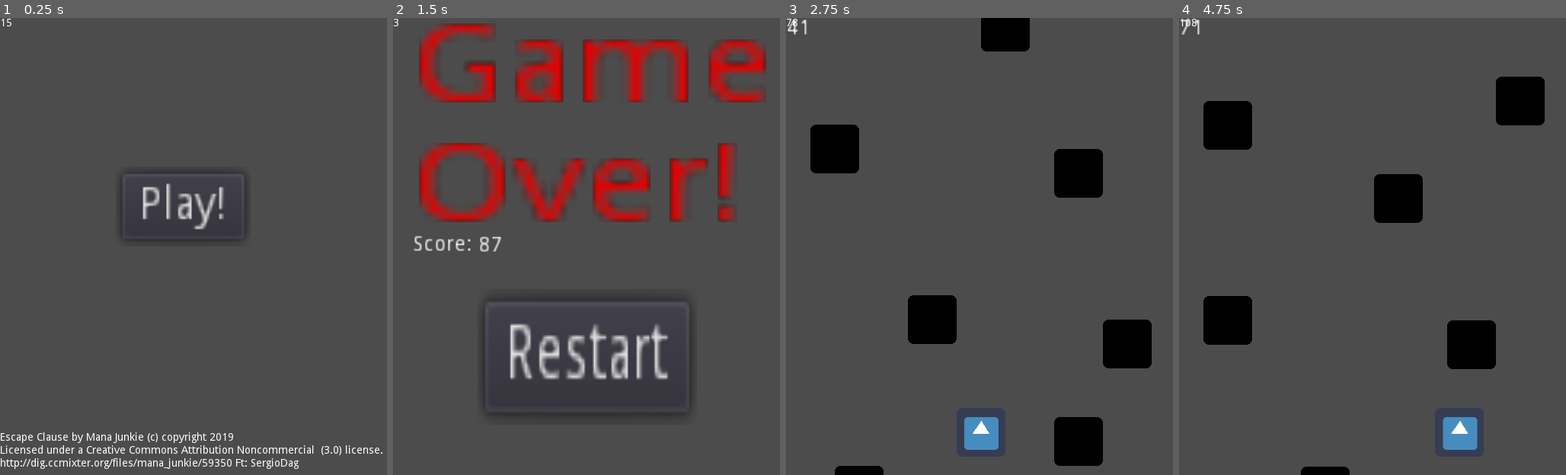
Above: before the commit, frames 1-4 (left to right).
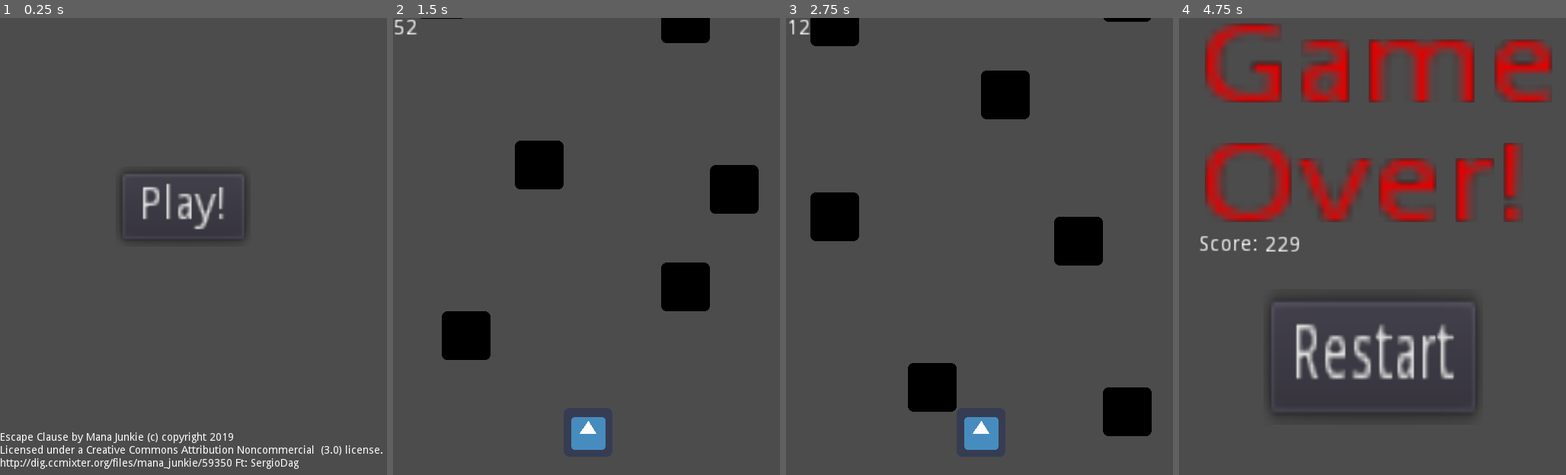
Above: after the commit, the same moments.

Repository: l0go/simple-game
Game: Godot game, scene res://TitleScreen.tscn
The game is run twice, just before and just after one commit, with the same random seed, the same clock (stepped at 60 frames per second) and the same inputs. The engine's default icon, where the game draws it, is replaced by a stand-in: a white triangle on a blue panel in a dark square.
Inputs (mouse positions are in pixels of both pictures, inside the frame that each line leads up to):
- Up to frame 1 (0.25 s): no input
- Up to frame 2 (1.5 s): click "Play!" at 0.5 s; click (586, 356) at 1.25 s, where only the run after the commit has a clickable "Restart"
- Up to frame 3 (2.75 s): click "Restart" at 2 s
- Up to frame 4 (4.75 s): click (1372, 356) at 2.75 s, where only the run after the commit has a clickable "Restart"; click "Restart" at 3.5 s; tap Enter (ui_accept) at 4.25, 4.35, 4.52 s; hold Right (ui_right) from 4.28 s (still down)

The runs differ from the first frame. In frame 1, less than 0.1% of the frame differs, in the area x 0-3%, y 0-2%; in frame 2, 22%; in frame 3, 15%; in frame 4, 22%, in the area x 0-97%, y 0-100%.

Commit message:
Fixed mini-timer issue and multiply by delta
Thanks PeggleFrank#4692 on the discord for helping me solve that last issue

Diff:
--- a/Area2D.gd
+++ b/Area2D.gd
@@ -1,8 +1,8 @@
 extends Area2D
 
 func _physics_process(delta):
-	var bodies = get_overlapping_bodies()
-	for body in bodies:
-		if body.name == "Player":
-			queue_free()
-			get_tree().change_scene("res://Gameover.tscn")
+    var bodies = get_overlapping_bodies()
+    for body in bodies:
+        if body.name == "Player":
+            queue_free()
+            get_tree().change_scene("res://Gameover.tscn")
--- a/Brick.gd
+++ b/Brick.gd
@@ -1,10 +1,12 @@
 extends KinematicBody2D
 
-export(int) var speed = 10
+export(int) var speed
 
 func _physics_process(delta):
 	var motion = Vector2()
-	motion.y += speed
+	motion.y += speed * delta
+	if speed < 35000:
+		speed += 100
 	if motion.y > 630:
 		queue_free()
 	move_and_slide(motion)
--- a/Brick.tscn
+++ b/Brick.tscn
@@ -12,7 +12,7 @@
 __meta__ = {
 "_edit_group_": true
 }
-speed = 450
+speed = 35000
 
 [node name="Sprite" type="Sprite" parent="."]
 modulate = Color( 0, 0, 0, 1 )
--- a/Gameover.gd
+++ b/Gameover.gd
@@ -1,8 +1,11 @@
 extends Node2D
 
+func _ready():
+    $Speed2.text = Speed2.score as String
+
 func _on_Button_pressed():
-	get_tree().change_scene("res://Main.tscn")
+    get_tree().change_scene("res://Main.tscn")
 
 func _process(delta):
-	if Input.is_action_just_pressed("ui_accept"):
-		get_tree().change_scene("res://Main.tscn")
+    if Input.is_action_just_pressed("ui_accept"):
+        get_tree().change_scene("res://Main.tscn")
--- a/Gameover.tscn
+++ b/Gameover.tscn
@@ -1,7 +1,6 @@
-[gd_scene load_steps=3 format=2]
+[gd_scene load_steps=2 format=2]
 
 [ext_resource path="res://Gameover.gd" type="Script" id=1]
-[ext_resource path="res://Speed2.gd" type="Script" id=2]
 
 [node name="Gameover" type="Node2D"]
 script = ExtResource( 1 )
@@ -38,5 +37,4 @@
 margin_bottom = 358.451
 rect_scale = Vector2( 2, 2 )
 text = "0"
-script = ExtResource( 2 )
 [connection signal="pressed" from="Button" to="." method="_on_Button_pressed"]
--- /dev/null
+++ b/Main.gd
@@ -0,0 +1,5 @@
+extends Node2D
+
+func _process(delta):
+    Speed2.score += 1
+    $Label.text = Speed2.score as String
--- a/Main.tscn
+++ b/Main.tscn
@@ -1,33 +1,32 @@
 [gd_scene load_steps=8 format=2]
 
-[ext_resource path="res://Player.gd" type="Script" id=1]
-[ext_resource path="res://icon.png" type="Texture" id=2]
-[ext_resource path="res://onlymeith_-_Mana_Junkie.ogg" type="AudioStream" id=3]
-[ext_resource path="res://brickspawner.gd" type="Script" id=4]
-[ext_resource path="res://Brick.tscn" type="PackedScene" id=5]
-[ext_resource path="res://Label.gd" type="Script" id=6]
+[ext_resource path="res://Main.gd" type="Script" id=1]
+[ext_resource path="res://Player.gd" type="Script" id=2]
+[ext_resource path="res://icon.png" type="Texture" id=3]
+[ext_resource path="res://onlymeith_-_Mana_Junkie.ogg" type="AudioStream" id=4]
+[ext_resource path="res://brickspawner.gd" type="Script" id=5]
+[ext_resource path="res://Brick.tscn" type="PackedScene" id=6]
 
 [sub_resource type="RectangleShape2D" id=1]
 extents = Vector2( 32, 32 )
 
 [node name="Main" type="Node2D"]
+script = ExtResource( 1 )
 
 [node name="Player" type="KinematicBody2D" parent="."]
-editor/display_folded = true
 position = Vector2( 256, 544 )
-script = ExtResource( 1 )
+script = ExtResource( 2 )
 __meta__ = {
 "_edit_group_": true
 }
 
 [node name="Sprite" type="Sprite" parent="Player"]
-texture = ExtResource( 2 )
+texture = ExtResource( 3 )
 
 [node name="CollisionShape2D" type="CollisionShape2D" parent="Player"]
 shape = SubResource( 1 )
 
 [node name="Walls" type="Node2D" parent="."]
-editor/display_folded = true
 position = Vector2( -32, 576 )
 
 [node name="Wall" type="StaticBody2D" parent="Walls"]
@@ -171,88 +170,86 @@
 shape = SubResource( 1 )
 
 [node name="AudioStreamPlayer" type="AudioStreamPlayer" parent="."]
-stream = ExtResource( 3 )
+stream = ExtResource( 4 )
 autoplay = true
 
 [node name="spawners" type="Node" parent="."]
-editor/display_folded = true
 
 [node name="brickspawner" type="Node2D" parent="spawners"]
 position = Vector2( 32, -32 )
-script = ExtResource( 4 )
+script = ExtResource( 5 )
 
 [node name="brickspawner3" type="Node2D" parent="spawners"]
 position = Vector2( 160, -192 )
-script = ExtResource( 4 )
+script = ExtResource( 5 )
 
 [node name="brickspawner5" type="Node2D" parent="spawners"]
 position = Vector2( 288, -416 )
-script = ExtResource( 4 )
+script = ExtResource( 5 )
 
 [node name="brickspawner7" type="Node2D" parent="spawners"]
 position = Vector2( 448, -544 )
-script = ExtResource( 4 )
+script = ExtResource( 5 )
 
 [node name="brickspawner9" type="Node2D" parent="spawners"]
 position = Vector2( 32, -576 )
-script = ExtResource( 4 )
+script = ExtResource( 5 )
 
 [node name="brickspawner10" type="Node2D" parent="spawners"]
 position = Vector2( 96, -736 )
-script = ExtResource( 4 )
+script = ExtResource( 5 )
 
 [node name="brickspawner11" type="Node2D" parent="spawners"]
 position = Vector2( 384, -864 )
-script = ExtResource( 4 )
+script = ExtResource( 5 )
 
 [node name="brickspawner6" type="Node2D" parent="spawners"]
 position = Vector2( 352, -160 )
-script = ExtResource( 4 )
+script = ExtResource( 5 )
 
 [node name="brickspawner8" type="Node2D" parent="spawners"]
 position = Vector2( 480, 0 )
-script = ExtResource( 4 )
+script = ExtResource( 5 )
 
 [node name="Bricks" type="Node" parent="."]
-editor/display_folded = true
-
-[node name="Brick" parent="Bricks" instance=ExtResource( 5 )]
+
+[node name="Brick" parent="Bricks" instance=ExtResource( 6 )]
 position = Vector2( 96, 320 )
 
-[node name="Brick2" parent="Bricks" instance=ExtResource( 5 )]
+[node name="Brick2" parent="Bricks" instance=ExtResource( 6 )]
 position = Vector2( 192, 96 )
 
-[node name="Brick5" parent="Bricks" instance=ExtResource( 5 )]
+[node name="Brick5" parent="Bricks" instance=ExtResource( 6 )]
 position = Vector2( 288, -288 )
 
-[node name="Brick6" parent="Bricks" instance=ExtResource( 5 )]
+[node name="Brick6" parent="Bricks" instance=ExtResource( 6 )]
 position = Vector2( 64, -384 )
 
-[node name="Brick7" parent="Bricks" instance=ExtResource( 5 )]
+[node name="Brick7" parent="Bricks" instance=ExtResource( 6 )]
 position = Vector2( 448, -416 )
 
-[node name="Brick8" parent="Bricks" instance=ExtResource( 5 )]
+[node name="Brick8" parent="Bricks" instance=ExtResource( 6 )]
 position = Vector2( 64, -128 )
 
-[node name="Brick9" parent="Bricks" instance=ExtResource( 5 )]
+[node name="Brick9" parent="Bricks" instance=ExtResource( 6 )]
 position = Vector2( 384, -96 )
 
-[node name="Brick10" parent="Bricks" instance=ExtResource( 5 )]
+[node name="Brick10" parent="Bricks" instance=ExtResource( 6 )]
 position = Vector2( 96, -608 )
 
-[node name="Brick11" parent="Bricks" instance=ExtResource( 5 )]
+[node name="Brick11" parent="Bricks" instance=ExtResource( 6 )]
 position = Vector2( 416, -736 )
 
-[node name="Brick12" parent="Bricks" instance=ExtResource( 5 )]
+[node name="Brick12" parent="Bricks" instance=ExtResource( 6 )]
 position = Vector2( 96, -960 )
 
-[node name="Brick13" parent="Bricks" instance=ExtResource( 5 )]
+[node name="Brick13" parent="Bricks" instance=ExtResource( 6 )]
 position = Vector2( 288, -960 )
 
-[node name="Brick3" parent="Bricks" instance=ExtResource( 5 )]
+[node name="Brick3" parent="Bricks" instance=ExtResource( 6 )]
 position = Vector2( 384, 256 )
 
-[node name="Brick4" parent="Bricks" instance=ExtResource( 5 )]
+[node name="Brick4" parent="Bricks" instance=ExtResource( 6 )]
 position = Vector2( 448, 128 )
 
 [node name="Label" type="Label" parent="."]
@@ -260,4 +257,3 @@
 margin_bottom = 14.0
 rect_scale = Vector2( 2, 2 )
 text = "0"
-script = ExtResource( 6 )
--- a/Player.gd
+++ b/Player.gd
@@ -3,9 +3,9 @@
 export(int) var speed = 250
 
 func _physics_process(delta):
-	var motion = Vector2()
-	if Input.is_action_pressed("ui_right"):
-		motion.x += speed
-	elif Input.is_action_pressed("ui_left"):
-		motion.x -= speed
-	move_and_slide(motion)
+    var motion = Vector2()
+    if Input.is_action_pressed("ui_right"):
+        motion.x += speed
+    elif Input.is_action_pressed("ui_left"):
+        motion.x -= speed
+    move_and_slide(motion)
--- a/Speed2.gd
+++ b/Speed2.gd
@@ -1,6 +1,3 @@
-extends Label
+extends Node
 
-func _ready():
-	var score = get_node("/root/countlabel")
-	set_text(str(score.count))
-	score.count = 0
+var score = 0
--- a/TitleScreen.gd
+++ b/TitleScreen.gd
@@ -1,8 +1,8 @@
 extends Node2D
 
 func _on_Button_pressed():
-	get_tree().change_scene("res://Main.tscn")
+    get_tree().change_scene("res://Main.tscn")
 
 func _process(delta):
-	if Input.is_action_just_pressed("ui_accept"):
-		get_tree().change_scene("res://Main.tscn")
+    if Input.is_action_just_pressed("ui_accept"):
+        get_tree().change_scene("res://Main.tscn")
--- a/brickspawner.gd
+++ b/brickspawner.gd
@@ -3,12 +3,12 @@
 var scene = load("res://Brick.tscn")
 
 func _ready():
-	while 1 < 2:
-		yield(get_tree().create_timer(rand_range(3.5, 4)), "timeout")
-		drop()
+    while 1 < 2:
+        yield(get_tree().create_timer(rand_range(3.5, 4)), "timeout")
+        drop()
 
 func drop():
-	var scene_instance = scene.instance()
-	scene_instance.set_name("scene")
+    var scene_instance = scene.instance()
+    scene_instance.set_name("scene")
 
-	add_child(scene_instance)
+    add_child(scene_instance)
--- a/project.godot
+++ b/project.godot
@@ -21,7 +21,7 @@
 
 [autoload]
 
-countlabel="*res://Label.gd"
+Speed2="*res://Speed2.gd"
 
 [display]
 
Not shown, changed: export_presets.cfg
